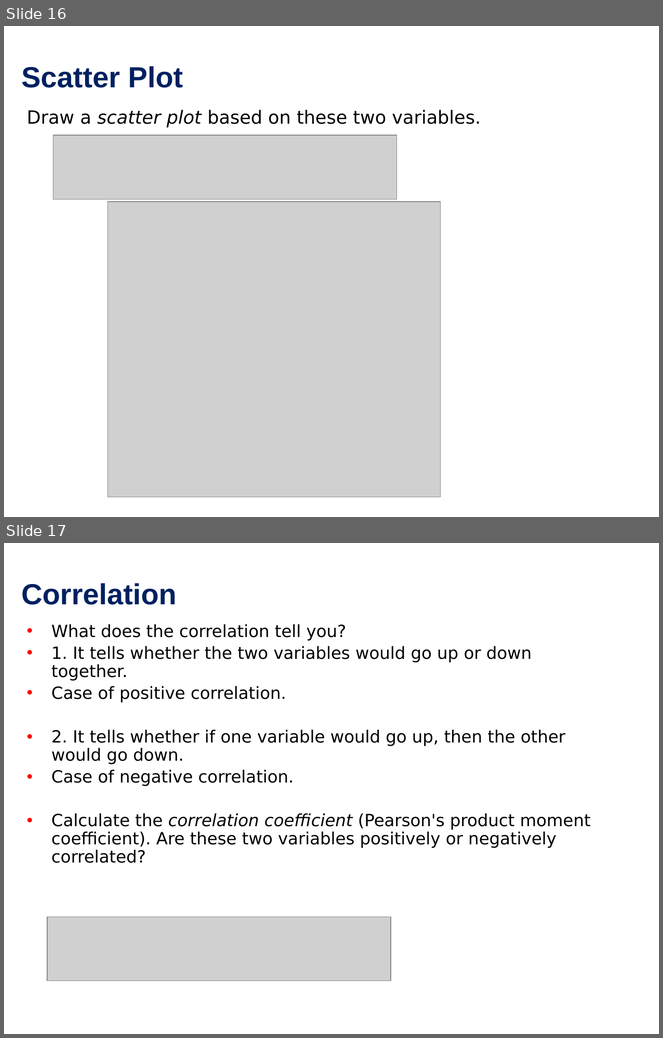
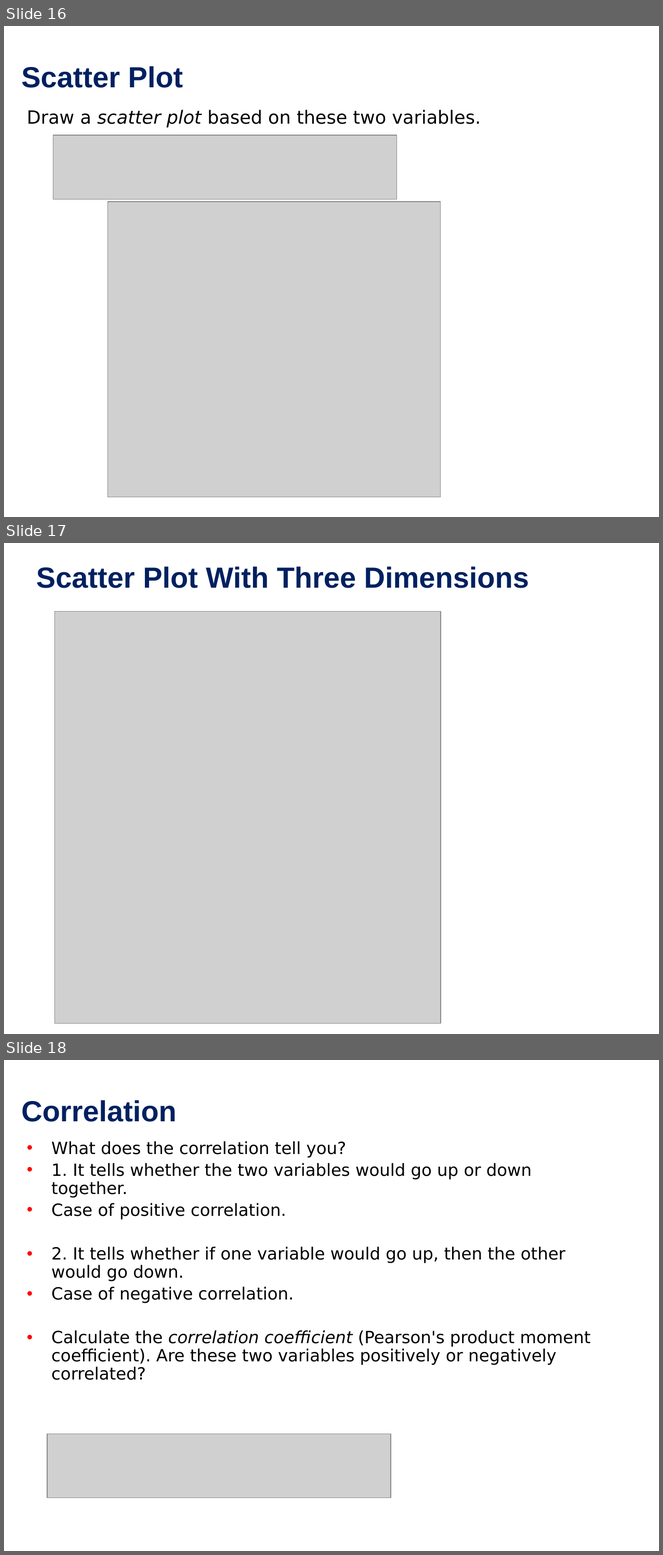
Before and after one commit to ashishjain1547/dataAnalyticsCourse, a slide deck: slides/(2) descriptive statistics/2 - descriptive statistics.odp. Shown one above the other, each under a label of ours: slides 16 and 17 before the commit, slides 16, 17 and 18 after it. The pictures are 663x1038 and 663x1555 pixels, drawn with LibreOffice and Linux fonts; fonts in the diff are those of the drawing; grey boxes stand for pictures. Boxes give left, top, right and bottom in pixels: in the first picture for what was removed or moved away, otherwise in the second. Text is boxed around its words. In the diff, an @@ line names an element or a change of style, - is before the commit and + after.

```diff
--- a/slides/(2) descriptive statistics/2 - descriptive statistics.odp
+++ b/slides/(2) descriptive statistics/2 - descriptive statistics.odp
@@ slide 17 added at [4,543,659,1034], background #FFFFFF @@
@@ text added at [36,566,529,588], 32 pt, text #002060, bold @@
+Scatter Plot With Three Dimensions
@@ picture added at [54,611,441,1023] @@
@@ what was slide 17 is now slide 18 @@
```
Also in this commit, not shown: 5 other files.
